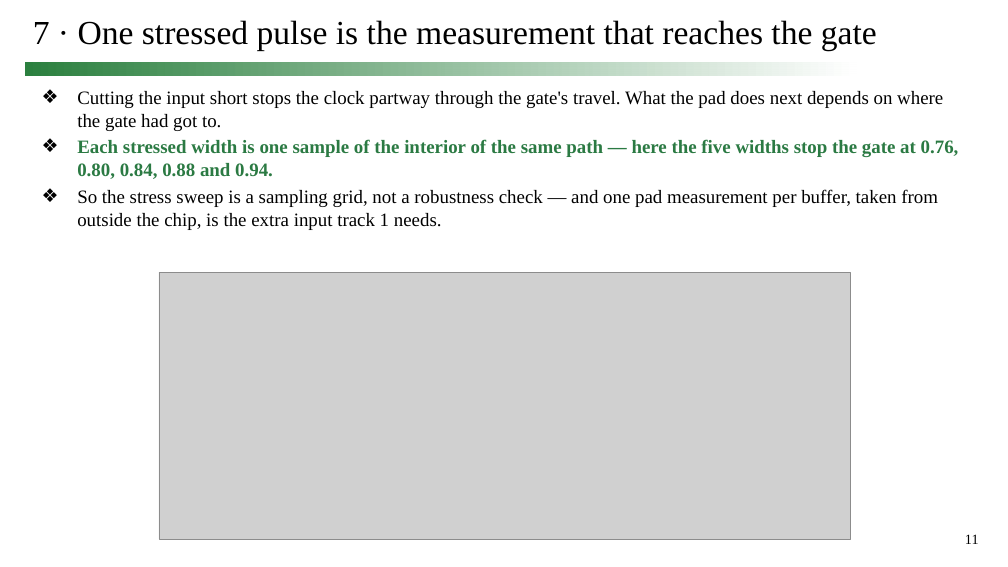
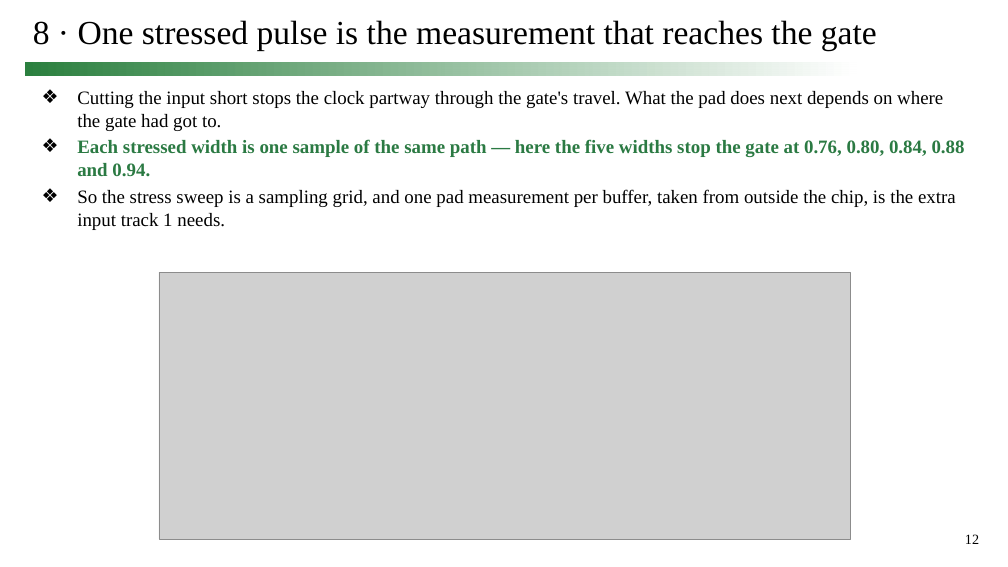
Before and after one commit to simon9721/ibis_comparison, a slide deck: slide 12 of results/meeting_deck_2026-09-24/0924_track1_story.pptx (slide 11 before the commit). Drawn at 1008x567 pixels with LibreOffice and Linux fonts; fonts in the diff are those of the drawing; grey boxes stand for pictures. Boxes give left, top, right and bottom in pixels: in the first picture for what was removed or moved away, otherwise in the second. Text is boxed around its words. In the diff, an @@ line names an element or a change of style, - is before the commit and + after.

```diff
--- a/results/meeting_deck_2026-09-24/0924_track1_story.pptx
+++ b/results/meeting_deck_2026-09-24/0924_track1_story.pptx
@@ title at [33, 20, 877, 51]: text changed @@
-7 · One stressed pulse is the measurement that reaches the gate
+8 · One stressed pulse is the measurement that reaches the gate
@@ text at [77, 139, 965, 230]: text changed @@
-❖ Each stressed width is one sample of the interior of the same path — here the five widths stop the gate at 0.76, 0.80, 0.84, 0.88 and 0.94.
-❖ So the stress sweep is a sampling grid, not a robustness check — and one pad measurement per buffer, taken from outside the chip, is the extra input track 1 needs.
+❖ Each stressed width is one sample of the same path — here the five widths stop the gate at 0.76, 0.80, 0.84, 0.88 and 0.94.
+❖ So the stress sweep is a sampling grid, and one pad measurement per buffer, taken from outside the chip, is the extra input track 1 needs.
@@ page number at [965, 534, 979, 544]: text changed @@
-11
+12
```
Also in this commit, not shown: 13 other slides changed, 3 slides added, 1 slide removed, 11 other files.
